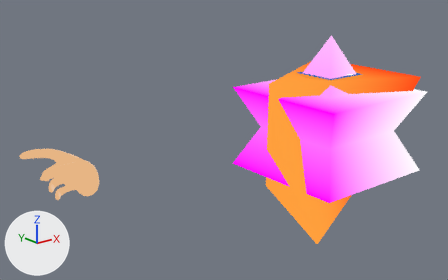
The Blender file index_files/icons.blend, before and after one commit.
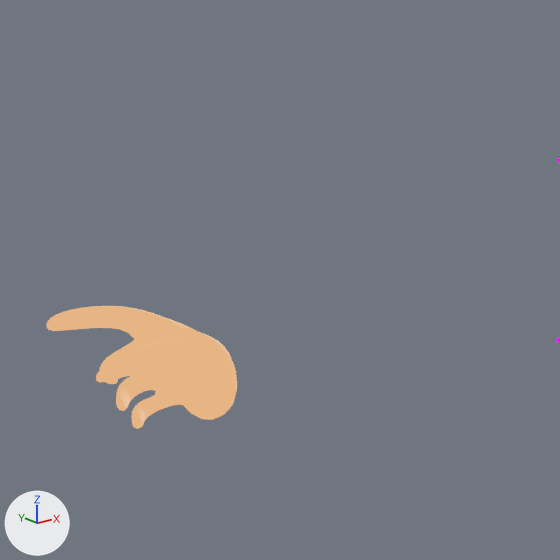
Each version is shown whole from a 50 mm camera at (-3.06, -7.15, 3.11) aimed at (2.81, 0.18, 0.18), then close up on the part from 0% to 52% of the width and 7% to 91% of the height. The lights are fixed; the arrows at lower left show +X, +Y and +Z.

The older version as bpy lines, for what is in view:
```python
mat_material_016 = bpy.data.materials.new('Material.016')
mat_material_016.use_nodes = True; mat_material_016.node_tree.nodes.clear()
_N = mat_material_016.node_tree.nodes; _L = mat_material_016.node_tree.links
n0 = _N.new('ShaderNodeOutputMaterial'); n0.name = 'Material Output.001'
n1 = _N.new('ShaderNodeBackground'); n1.name = 'Background.001'
n2 = _N.new('ShaderNodeTexGradient'); n2.name = 'Gradient Texture'
n3 = _N.new('ShaderNodeValToRGB'); n3.name = 'ColorRamp'
n3.color_ramp.color_mode = 'HSV'
while len(n3.color_ramp.elements) > 1: n3.color_ramp.elements.remove(n3.color_ramp.elements[-1])
n3.color_ramp.elements[0].position = 0.0; n3.color_ramp.elements[0].color = (0.0357, 0.0388, 1.0, 1.0)
_e = n3.color_ramp.elements.new(1.0); _e.color = (1.0, 0.937, 0.0113, 1.0)
_L.new(n1.outputs[0], n0.inputs[0])  # 'Background' to 'Surface'
_L.new(n2.outputs[0], n3.inputs[0])  # 'Color' to 'Factor'
_L.new(n3.outputs[0], n1.inputs[0])  # 'Color' to 'Color'
me_plane = bpy.data.meshes.new('Plane')
me_plane.from_pydata(...)  # 53 vertices, 55 faces; spans x -0.465..0.538, y -0.529..0.427, z -0.074..0.629
me_plane.materials.append(mat_material_006)
me_plane_003 = bpy.data.meshes.new('Plane.003')
me_plane_003.from_pydata(...)  # 18 vertices, 1 face; spans x -0.362..0.364, y -0.364..0.363, z 0.0
me_plane_003.materials.append(mat_material_016)
ob_memo = bpy.data.objects.new('Memo', me_plane)
ob_memo.location = (0.0, 0.0, 0.0)
_m = ob_memo.modifiers.new('Subdivision', 'SUBSURF')
_m.levels = 5
_m.render_levels = 5
ob_random = bpy.data.objects.new('Random', me_plane_003)
ob_random.location = (5.0, 0.0, 0.0)
```
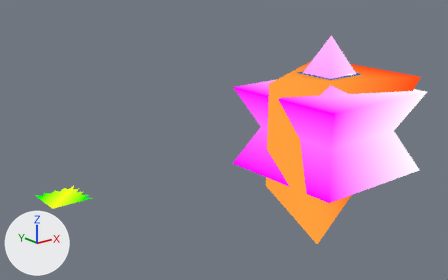
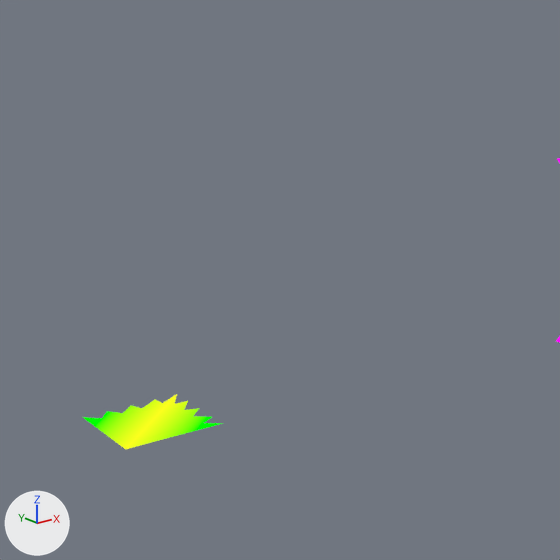
Where the change shows, as pixel boxes (x1, y1, x2, y2) in the close-ups (560 x 560 px):
'Memo', moved (not visible afterwards)
    before: (46, 306, 237, 429)
'Random', surface changed, reshaped, moved (not visible before)
    after: (83, 394, 223, 449)

Edits to the bpy script that builds the scene:
```text
Change mat_material_016:
    remove # nodes: Background, OutputMaterial, TexGradient, ValToRGB
    remove # colours: blue #3537ff, yellow #fff81c
    nodes: Background, Mapping, OutputMaterial, TexCoord, TexGradient, ValToRGB
    colours: green #00ff00, yellow #fbff1e
Change me_plane_003:
    where me_plane_003.from_pydata(...)  # 18 vertices, 1 face; spans x -0.362..0.364, y -0.364..0.363, z 0.0
    used by ob_random; location = (5.0, 0.0, 0.0)
    me_plane_003 part 1
    me_plane_003.vertices[0].co: (-0.362, -0.364, 0.0) -> (-0.28, -0.281, 0.0)  # not seen -> pixel (125, 449)
    me_plane_003.vertices[1].co: (0.364, -0.364, 0.0) -> (0.279, -0.281, 0.0)  # not seen -> pixel (223, 423)
    me_plane_003.vertices[2].co: (-0.362, 0.363, 0.0) -> (-0.28, 0.278, 0.0)  # not seen -> pixel (82, 417)
    me_plane_003.vertices[3].co: (0.364, 0.363, 0.0) -> (0.279, 0.278, 0.0)  # not seen -> pixel (177, 393)
    me_plane_003.vertices[4].co: (-0.338, -0.263, 0.0) -> (-0.204, 0.196, 0.0)  # not seen -> pixel (101, 418)
    me_plane_003.vertices[5].co: (-0.182, 0.363, 0.0) -> (-0.141, 0.278, 0.0)  # not seen -> pixel (106, 411)
    me_plane_003.vertices[6].co: (0.002, 0.363, 0.0) -> (0.0, 0.278, 0.0)  # not seen -> pixel (130, 405)
    me_plane_003.vertices[7].co: (-0.315, -0.263, 0.0) -> (-0.084, 0.196, 0.0)  # not seen -> pixel (122, 413)
    me_plane_003.vertices[8].co: (0.188, 0.363, 0.0) -> (0.144, 0.278, 0.0)  # not seen -> pixel (154, 399)
    me_plane_003.vertices[9].co: (-0.295, -0.263, 0.0) -> (0.029, 0.196, 0.0)  # not seen -> pixel (142, 408)
    me_plane_003.vertices[10].co: (-0.273, -0.263, 0.0) -> (0.15, 0.196, 0.0)  # not seen -> pixel (162, 403)
    me_plane_003.vertices[11].co: (0.364, 0.0, 0.0) -> (0.279, -0.001, 0.0)  # not seen -> pixel (199, 408)
    me_plane_003.vertices[12].co: (0.364, 0.182, 0.0) -> (0.279, 0.139, 0.0)  # not seen -> pixel (188, 400)
    me_plane_003.vertices[13].co: (-0.263, -0.295, 0.0) -> (0.199, 0.026, 0.0)  # not seen -> pixel (184, 410)
    me_plane_003.vertices[14].co: (-0.263, -0.273, 0.0) -> (0.199, 0.146, 0.0)  # not seen -> pixel (174, 403)
    me_plane_003.vertices[15].co: (0.364, -0.208, 0.0) -> (0.279, -0.161, 0.0)  # not seen -> pixel (212, 416)
    me_plane_003.vertices[16].co: (-0.263, -0.316, 0.0) -> (0.199, -0.086, 0.0)  # not seen -> pixel (193, 416)
    me_plane_003.vertices[17].co: (-0.263, -0.338, 0.0) -> (0.199, -0.209, 0.0)  # not seen -> pixel (203, 422)
Change ob_memo:
    ob_memo.location: (0.0, 0.0, 0.0) -> (5.0, 0.0, 0.0)
Change ob_random:
    ob_random.location: (5.0, 0.0, 0.0) -> (0.0, 0.0, 0.0)
```
